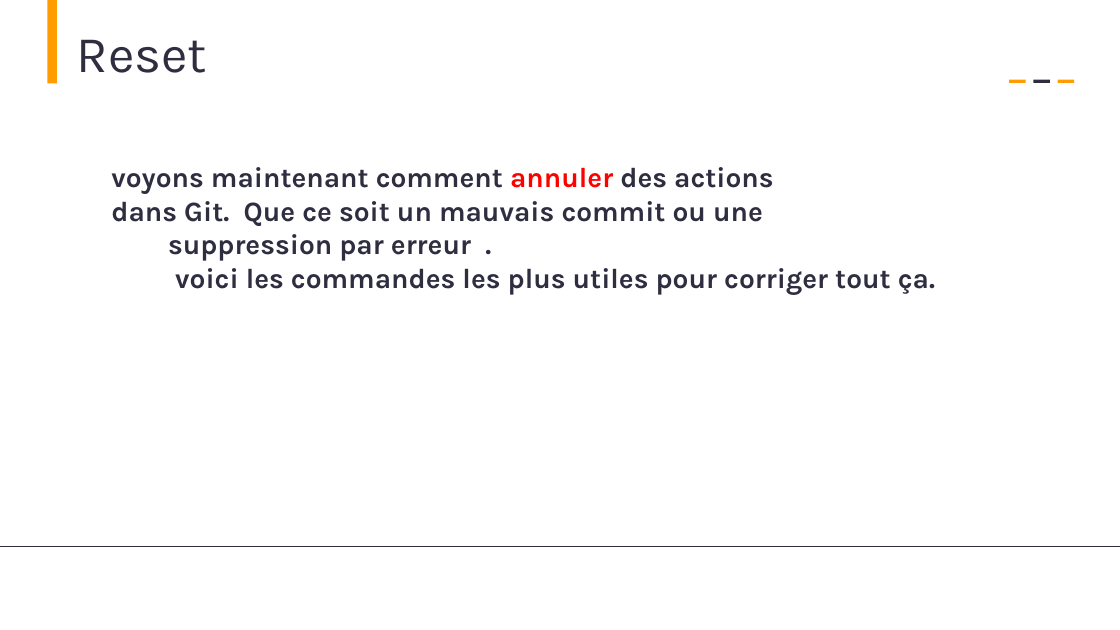
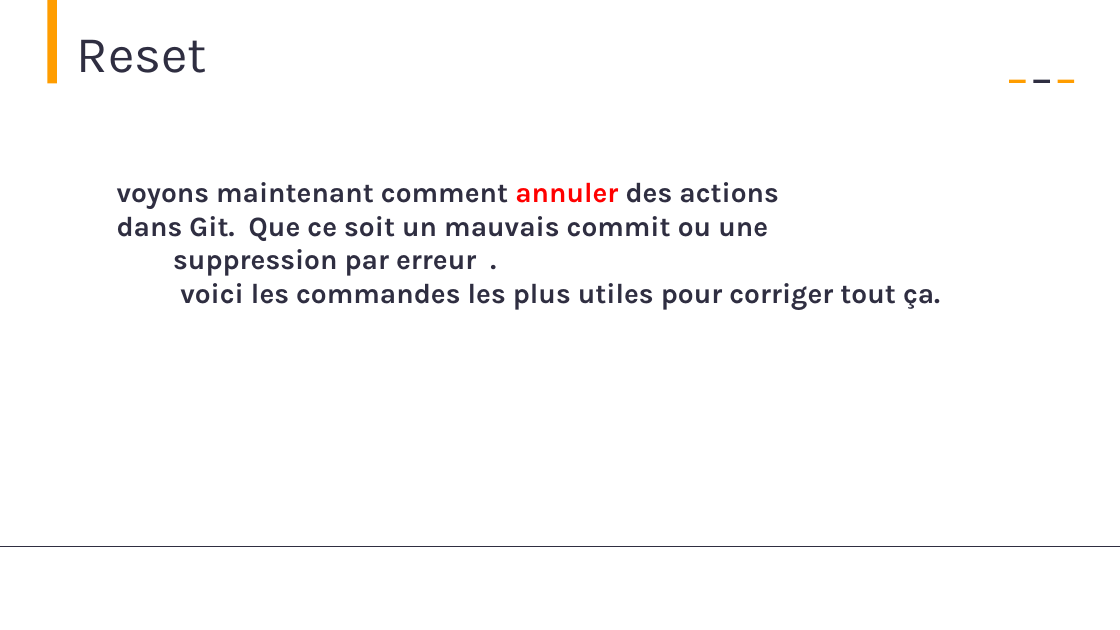
Before and after one commit to AbdessamadAbdaoui/Presentation_Git, a slide deck: slide 2 of presentation_Git.pptx (slide 4 before the commit). Drawn at 1120x630 pixels with LibreOffice and Linux fonts; fonts in the diff are those of the drawing. Boxes give left, top, right and bottom in pixels: in the first picture for what was removed or moved away, otherwise in the second. Text is boxed around its words. In the diff, an @@ line names an element or a change of style, - is before the commit and + after.

```diff
--- a/presentation_Git.pptx
+++ b/presentation_Git.pptx
@@ text "voyons maintenant comment annuler des ...": place and size @@
-text "voyons maintenant comment annuler des ..." at bbox=[111, 167, 935, 295]
+text "voyons maintenant comment annuler des ..." at bbox=[117, 182, 940, 310]
```
Also in this commit, not shown: 17 other slides changed, 11 slides added, 15 slides removed.
